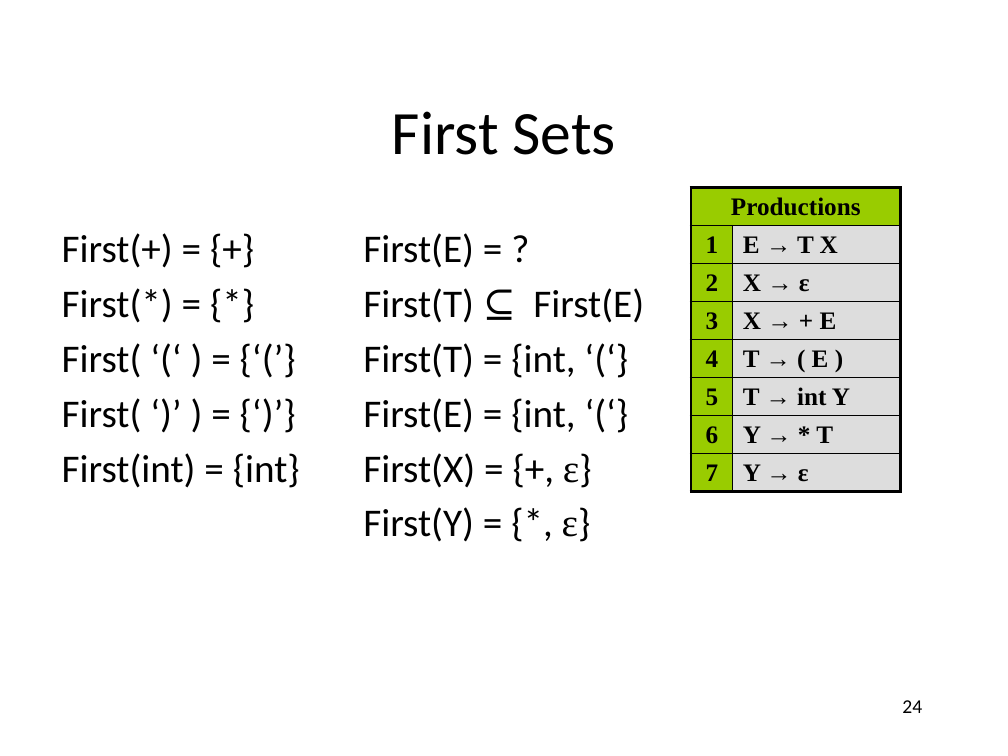
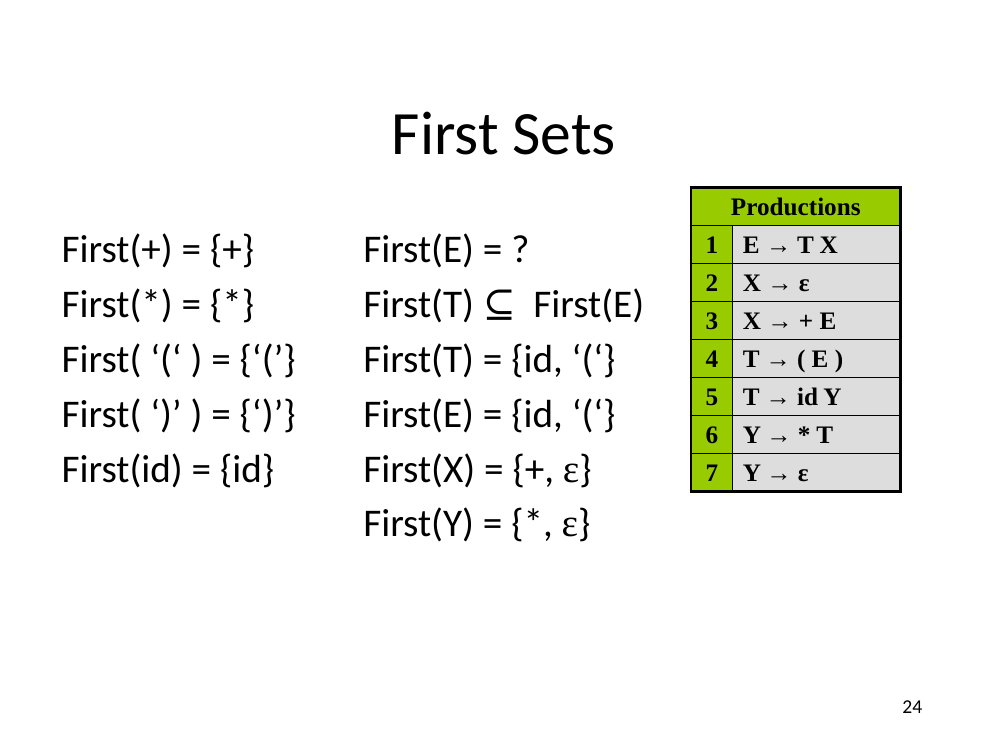
Before and after one commit to anoopsarkar/compilers-class, a slide deck: slide 24 of assets/ppt/parsing/td2-ll_1-parsing.pptx. Drawn at 1008x756 pixels with LibreOffice and Linux fonts; fonts in the diff are those of the drawing. Boxes give left, top, right and bottom in pixels: in the first picture for what was removed or moved away, otherwise in the second. Text is boxed around its words. In the diff, an @@ line names an element or a change of style, - is before the commit and + after.

```diff
--- a/assets/ppt/parsing/td2-ll_1-parsing.pptx
+++ b/assets/ppt/parsing/td2-ll_1-parsing.pptx
@@ table at (x1=690, y1=187, x2=901, y2=510) @@
-row 6, column 2: T → int Y
+row 6, column 2: T → id Y
@@ text at (x1=363, y1=343, x2=563, y2=433): text changed @@
-First(T) = {int, ‘(‘}
-First(E) = {int, ‘(‘}
+First(T) = {id, ‘(‘}
+First(E) = {id, ‘(‘}
@@ text at (x1=62, y1=453, x2=274, y2=488): text changed @@
-First(int) = {int}
+First(id) = {id}
```
Also in this commit, not shown: 9 other slides changed, 1 other file.
